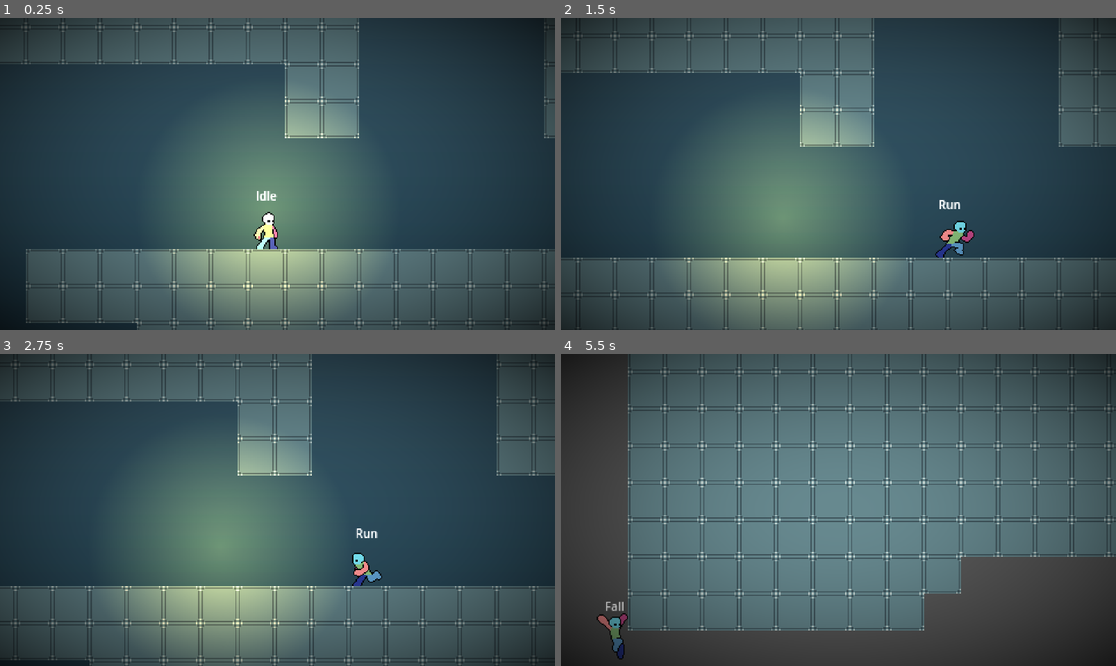
Above: before the commit, frames 1-4 (two rows, left to right).
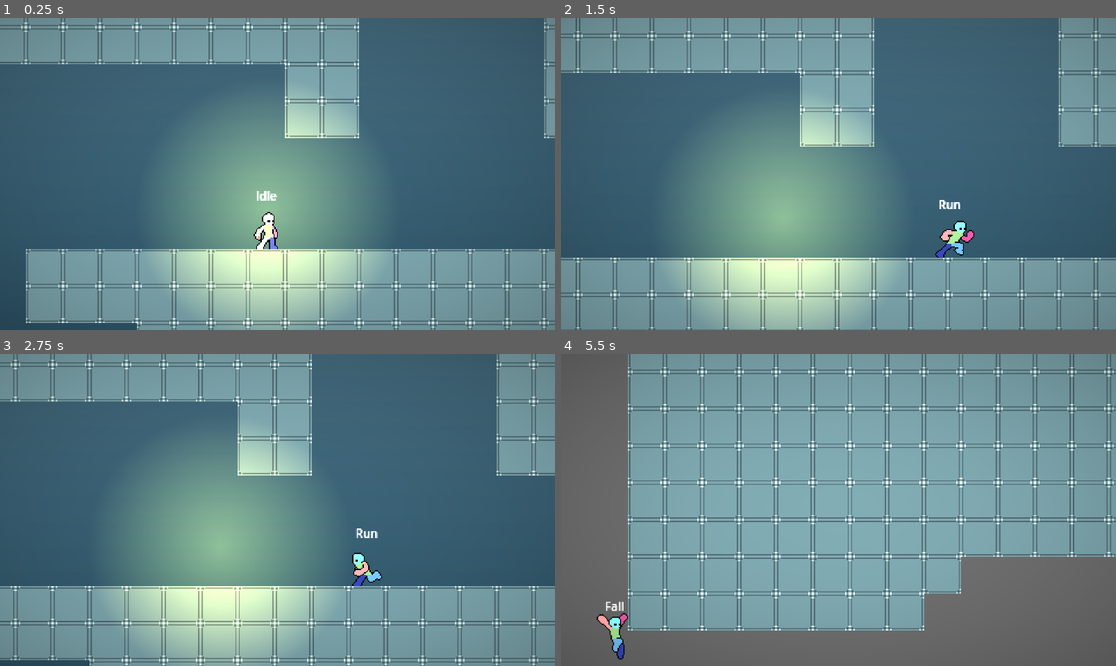
Above: after the commit, the same moments.

Repository: TianJunShi1/harry-forge
Game: Godot game, scene res://main.tscn
Two runs of this game, one before a commit and one after it. Both use one fixed random seed, a clock stepped at 60 frames per second and the inputs below.
Inputs (mouse positions are in pixels of both pictures, inside the frame that each line leads up to):
- Up to frame 1 (0.25 s): no input
- Up to frame 2 (1.5 s): move the mouse to (960, 158) at 0.52 s; hold D (right) from 0.53 s (still down); tap Shift (run) at 0.6, 1.35 s; tap Space (jump) at 0.77 s; move the mouse to (727, 189) at 1.27 s
- Up to frame 3 (2.75 s): tap Space (jump) at 1.52 s; move the mouse to (333, 441) at 2.02 s; release D (right) at 2.03 s; hold A (left) from 2.03 s (still down); tap Shift (run) at 2.1 s
- Up to frame 4 (5.5 s): move the mouse to (810, 572) at 2.77 s; release A (left) at 2.78 s; hold D (right) 2.78-4.28 s; tap Shift (run) every 0.75 s from 2.85 to 5.1 s; tap Space (jump) at 3.02, 3.77, 4.52 s; move the mouse to (1005, 556) at 3.52 s; move the mouse to (672, 463) at 4.27 s; hold A (left) 4.28-5.03 s; move the mouse to (866, 510) at 5.02 s; hold D (right) from 5.03 s (still down)

The runs differ from the first frame. In frame 1, 100% of the frame differs, in the area x 0-100%, y 0-100%; in frame 2, 100%; in frame 3, 100%; in frame 4, 100%.

Commit message:
调整默认大气参数：brightness 1.2→1.5，vignette 1.5→0.5
原 vignette=1.5 使四角亮度降至 25%，加上背景本身是深蓝调色板，
整体观感极暗。降低 vignette、提升 brightness 作为更合理的起始值。

https://claude.ai/code/session_01Nep7k7bm9abyPcpCngC5Ws

Diff:
--- a/general/camera/pixel_renderer.tscn
+++ b/general/camera/pixel_renderer.tscn
@@ -23,8 +23,8 @@
 
 [sub_resource type="ShaderMaterial" id="ShaderMaterial_fx"]
 shader = SubResource("Shader_fx")
-shader_parameter/vignette_strength = 1.5
-shader_parameter/brightness = 1.2
+shader_parameter/vignette_strength = 0.5
+shader_parameter/brightness = 1.5
 shader_parameter/contrast = 1.05
 
 [node name="PixelRenderer" type="Node2D"]
--- a/general/scripts/pixel_renderer.gd
+++ b/general/scripts/pixel_renderer.gd
@@ -20,9 +20,9 @@
 
 @export_group("Atmosphere")
 @export var atmosphere_color: Color = Color(1, 1, 1, 1)
-@export_range(0.5, 2.0, 0.05) var brightness: float = 1.2
+@export_range(0.5, 2.0, 0.05) var brightness: float = 1.5
 @export_range(0.5, 2.0, 0.05) var contrast: float = 1.05
-@export_range(0.0, 6.0, 0.05) var vignette: float = 1.5
+@export_range(0.0, 6.0, 0.05) var vignette: float = 0.5
 
 @onready var _sub_viewport: SubViewport = $SubViewport
 @onready var _display: Sprite2D = $DisplaySprite
